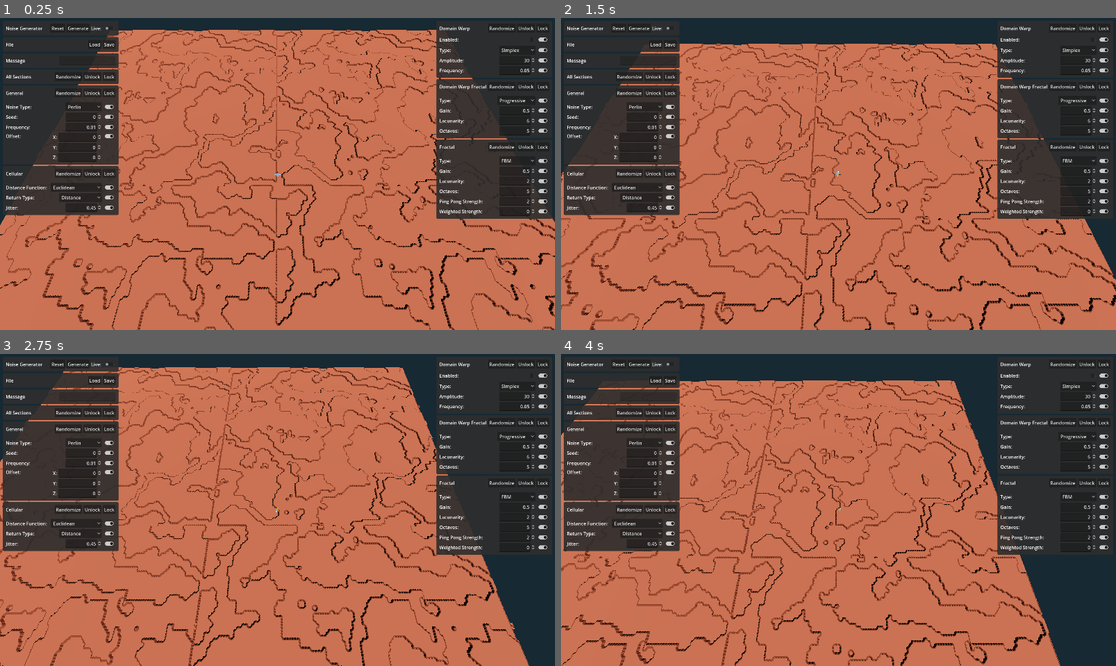
Above: before the commit, frames 1-4 (two rows, left to right).
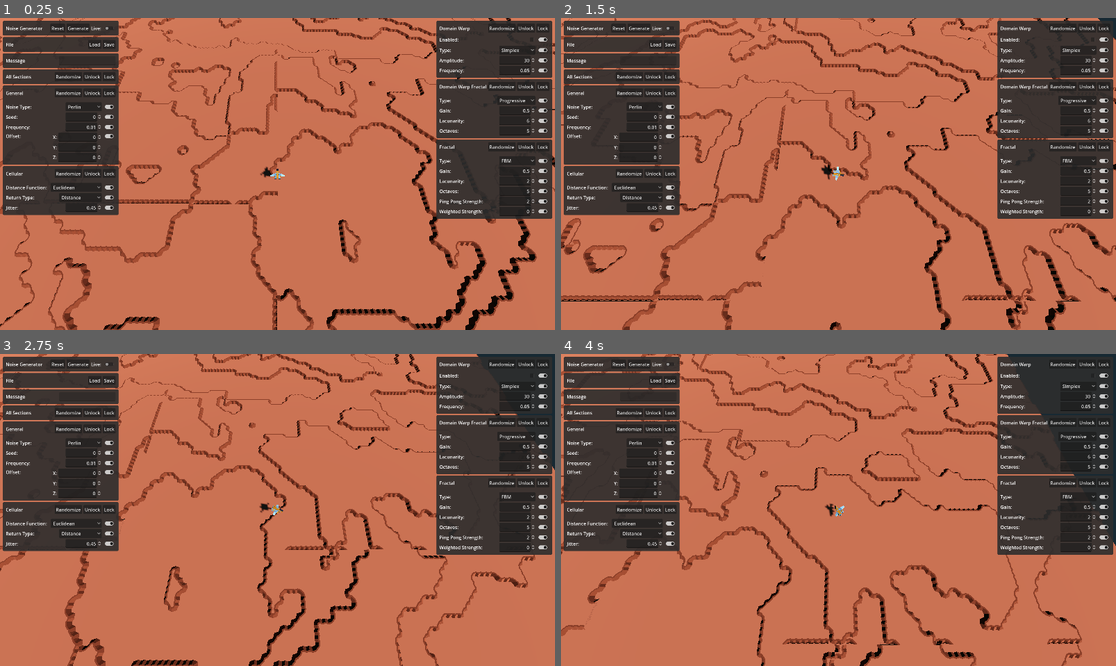
Above: after the commit, the same moments.

Repository: joshuajenner/project-speed
Game: Godot game, scene res://levels/base_level.tscn
Two runs of this game, one before a commit and one after it. Both use one fixed random seed, a clock stepped at 60 frames per second and the inputs below.
Inputs (mouse positions are in pixels of both pictures, inside the frame that each line leads up to):
- Up to frame 1 (0.25 s): no input
- Up to frame 2 (1.5 s): move the mouse to (960, 158) at 0.52 s; hold D (move_right) 0.53-1.28 s; move the mouse to (727, 189) at 1.27 s; hold S (move_down) from 1.28 s (still down)
- Up to frame 3 (2.75 s): move the mouse to (333, 441) at 2.02 s; release S (move_down) at 2.03 s; hold D (move_right) from 2.03 s (still down)
- Up to frame 4 (4 s): move the mouse to (810, 572) at 2.77 s; release D (move_right) at 2.78 s; hold W (move_up) 2.78-3.53 s; move the mouse to (1005, 556) at 3.52 s; hold A (move_left) from 3.53 s (still down)

The runs differ from the first frame. In frame 1, 18% of the frame differs, in the area x 0-100%, y 0-100%; in frame 2, 20%; in frame 3, 20%; in frame 4, 24%.

Commit message:
updated generation

Diff:
--- a/players/base_player.tscn
+++ b/players/base_player.tscn
@@ -30,7 +30,7 @@
 transform = Transform3D(-1, -7.9232e-08, 3.69465e-08, 0, 0.422618, 0.906308, -8.74228e-08, 0.906308, -0.422618, 0, 0, 0)
 
 [node name="Camera" type="Camera3D" parent="CameraPivot"]
-transform = Transform3D(1, 0, 0, 0, 1, 0, 0, 0, 1, 0, 0, 100)
+transform = Transform3D(1, 0, 0, 0, 1, 0, 0, 0, 1, 0, 0, 40)
 size = 40.0
 
 [node name="DebugParent" type="Node3D" parent="."]
--- a/project.godot
+++ b/project.godot
@@ -23,6 +23,10 @@
 
 window/size/viewport_width=1920
 window/size/viewport_height=1080
+
+[filesystem]
+
+import/blender/enabled=false
 
 [input]
 
--- a/test/generated_gridmap.gd
+++ b/test/generated_gridmap.gd
@@ -7,7 +7,7 @@
 var noise_resource: NoiseResource = load("res://noise/cellular_1.tres")
 var noise: FastNoiseLite = noise_resource.create_noise()
 
-var chunk_size: int = 128
+var chunk_size: int = 100
 var chunk_center: int = chunk_size / 2
 var chunk_current_coord := Vector2i(chunk_center, chunk_center)
 var loaded_chunks: Array[Vector2i] = []
@@ -27,17 +27,12 @@
 func _physics_process(delta):
 	update_current_chunk_position()
 	check_for_chunks_to_load()
-	print(chunks_to_load.size())
 	load_chunks()
-	print(loaded_chunks.size())
-#	print(Player.current_position)
 
 
 func update_current_chunk_position() -> void:
 	var player_2d_position := Vector2(Player.current_position.x, Player.current_position.z)
 	chunk_current_coord = get_nearest_chunk_coord_to(player_2d_position)
-#	print(80 / 100)
-#	print(nearest_chunk_coord)
 
 
 func check_for_chunks_to_load() -> void:
@@ -46,7 +41,7 @@
 	for chunk_coord in local_chunks:
 		var player_position := Vector2(Player.current_position.x, Player.current_position.z)
 		if player_position.distance_to(chunk_coord) < minimum_distance_to_load_chunk:
-			if not chunks_to_load.has(chunk_coord):
+			if not chunks_to_load.has(chunk_coord) and not loaded_chunks.has(chunk_coord):
 				chunks_to_load.push_back(chunk_coord)
 
 
@@ -77,8 +72,7 @@
 			generate_tilemap(noise, chunks_to_load[0])
 			solve_tilemap()
 			map_tilemap_to_gridmap(chunks_to_load[0])
-	#		build_chunk(chunks_to_load[0])
-			chunks_to_load.pop_front()
+			chunks_to_load.remove_at(0)
 
 
 func build_chunk(middle_coords: Vector2i) -> void:
@@ -105,10 +99,10 @@
 	map_tilemap_to_gridmap(Vector2i(chunk_center, chunk_center))
 
 
-func generate_tilemap(noise: FastNoiseLite, chunk_coords) -> void:
+func generate_tilemap(noise: FastNoiseLite, chunk_coords: Vector2i) -> void:
 	for x in range(0, chunk_size):
 		for y in range(0, chunk_size):
-			var noise_level = (noise.get_noise_2d(x, y) + 1) / 2
+			var noise_level: float = (noise.get_noise_2d(chunk_coords.x + x, chunk_coords.y + y) + 1) / 2
 			if noise_level > 0.60:
 				mapped_cells_1[x][y] = 0
 				mapped_cells_1[max(0, x-1)][y] = 0
@@ -149,7 +143,6 @@
 		index = solve_surrounded_cell(cell_map, cell_x, cell_y)
 	return index
 
-
 func solve_surrounded_cell(cell_map: Array, cell_x: int, cell_y: int) -> int:
 	var index: int = 0
 	if cell_map[cell_x - 1][cell_y - 1] < 0:
Not shown, added: levels/bas32F0.tmp
